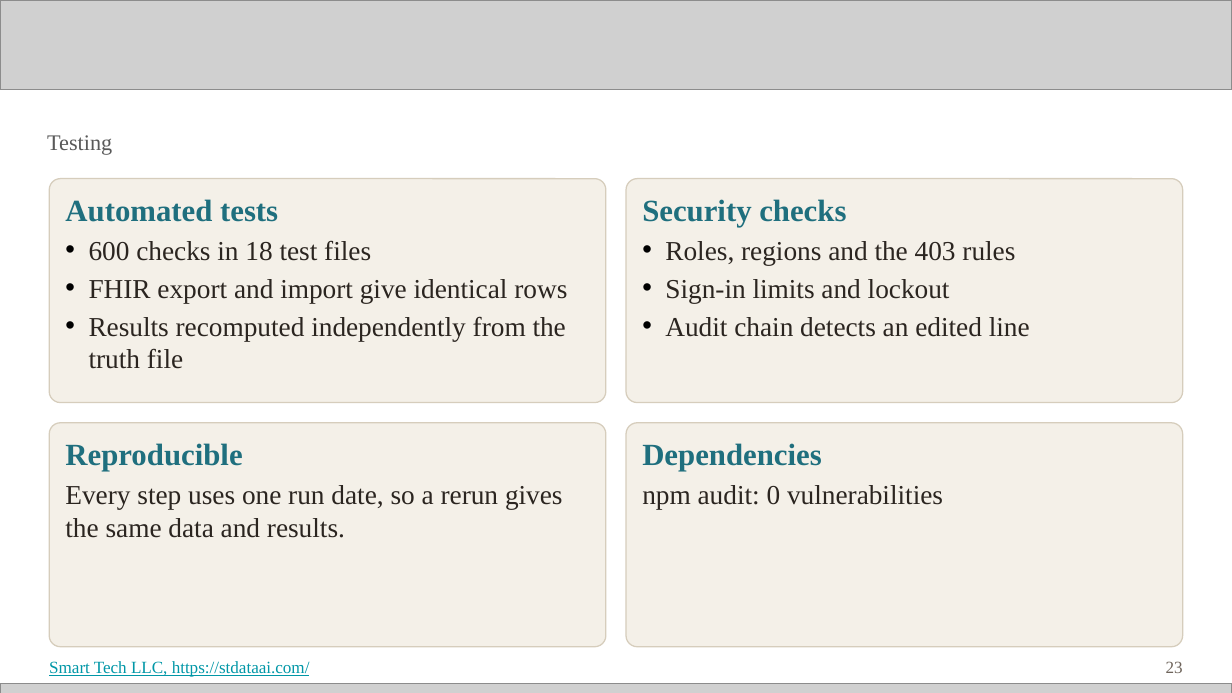
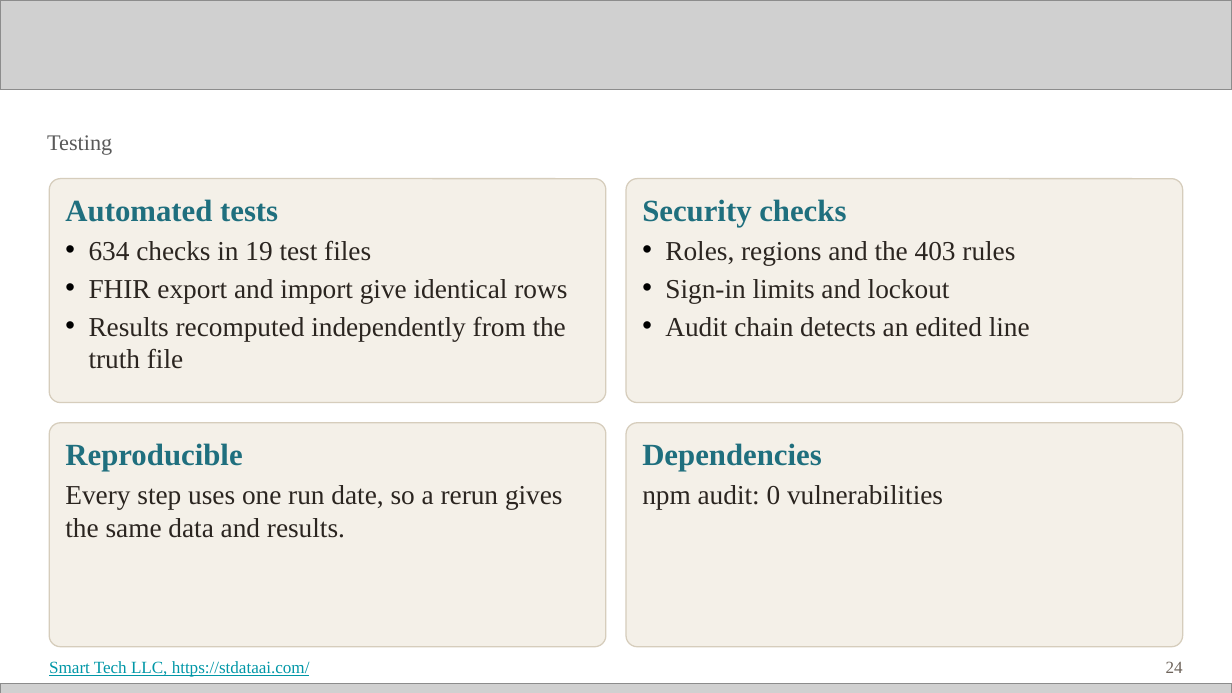
Before and after one commit to Smarttechk/Hack2Skill_Precision-Prevention, a slide deck: slide 24 of docs/Technical_Deck.pptx (slide 23 before the commit). Drawn at 1232x693 pixels with LibreOffice and Linux fonts; fonts in the diff are those of the drawing; grey boxes stand for pictures. Boxes give left, top, right and bottom in pixels: in the first picture for what was removed or moved away, otherwise in the second. Text is boxed around its words. In the diff, an @@ line names an element or a change of style, - is before the commit and + after.

```diff
--- a/docs/Technical_Deck.pptx
+++ b/docs/Technical_Deck.pptx
@@ text at (89,240,371,261): text changed @@
-• 600 checks in 18 test files
+• 634 checks in 19 test files
@@ page number at (1166,661,1183,673): text changed @@
-23
+24
```
Also in this commit, not shown: 2 other slides changed, 1 slide added, 19 other files.
